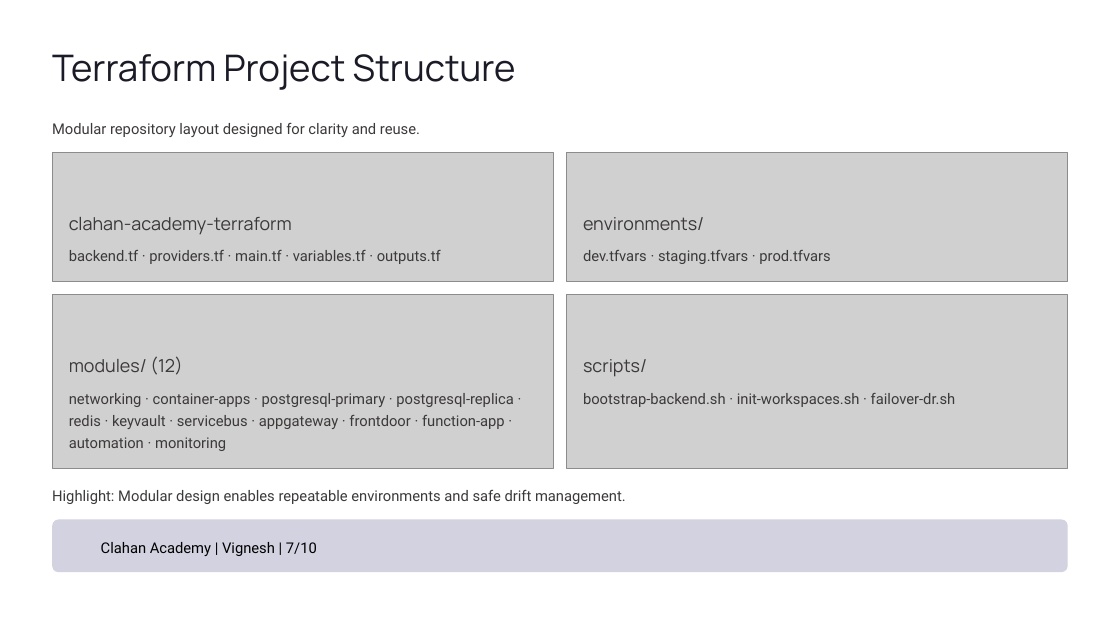
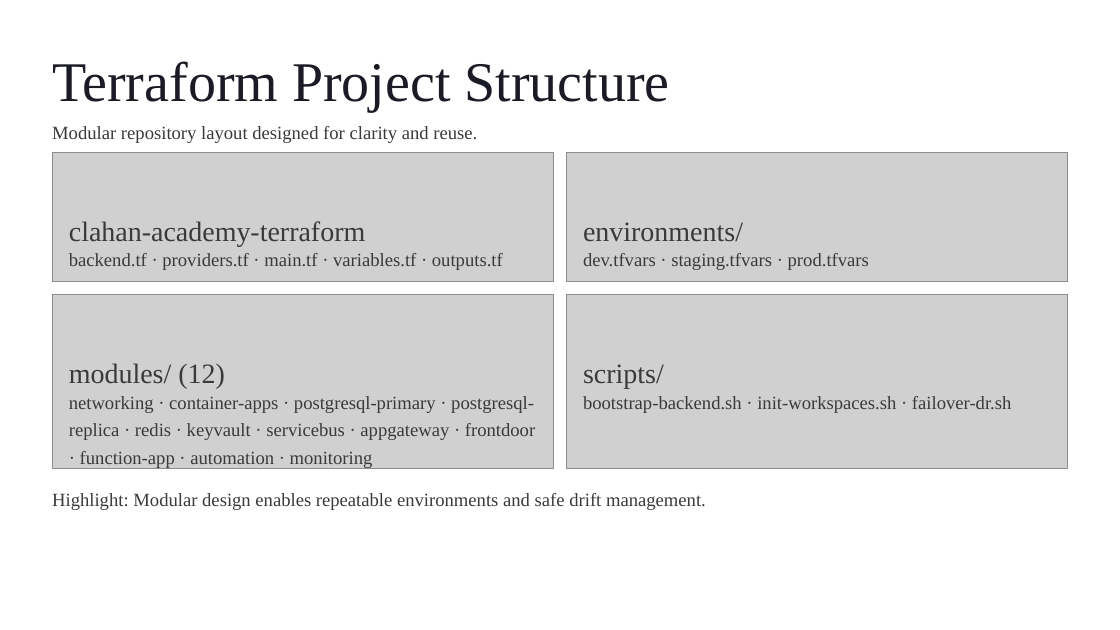
Before and after one commit to M-VIGNESH3/ppt, a slide deck: slide 9 of ai_exam_project/Clahan-Academy.pptx (slide 7 before the commit). Drawn at 1120x630 pixels with LibreOffice and Linux fonts; fonts in the diff are those of the drawing; grey boxes stand for pictures; background and template pictures are left out. Boxes give left, top, right and bottom in pixels: in the first picture for what was removed or moved away, otherwise in the second. Text is boxed around its words. In the diff, an @@ line names an element or a change of style, - is before the commit and + after.

```diff
--- a/ai_exam_project/Clahan-Academy.pptx
+++ b/ai_exam_project/Clahan-Academy.pptx
@@ text "Terraform Project Structure" at [52,61,670,112]: size 23.5 to 36 pt, font Manrope to Times New Roman @@
@@ size 11.5 to 18 pt, font Manrope to Times New Roman in 4 elements at [69,221,365,246], [583,222,743,242], [69,363,225,389], [583,364,664,389] @@
@@ size 9.5 to 12 pt, font Roboto to Times New Roman in 6 elements at [52,126,477,143], [69,253,503,270], [583,253,869,270], [69,396,535,469], [583,396,1011,413], [52,493,706,510] @@
@@ rounded rectangle removed at [53,520,1068,572] @@
@@ text removed at [101,542,317,556] @@
-Clahan Academy | Vignesh | 7/10
```
Also in this commit, not shown: 6 other slides changed, 2 slides added, 1 other file.
